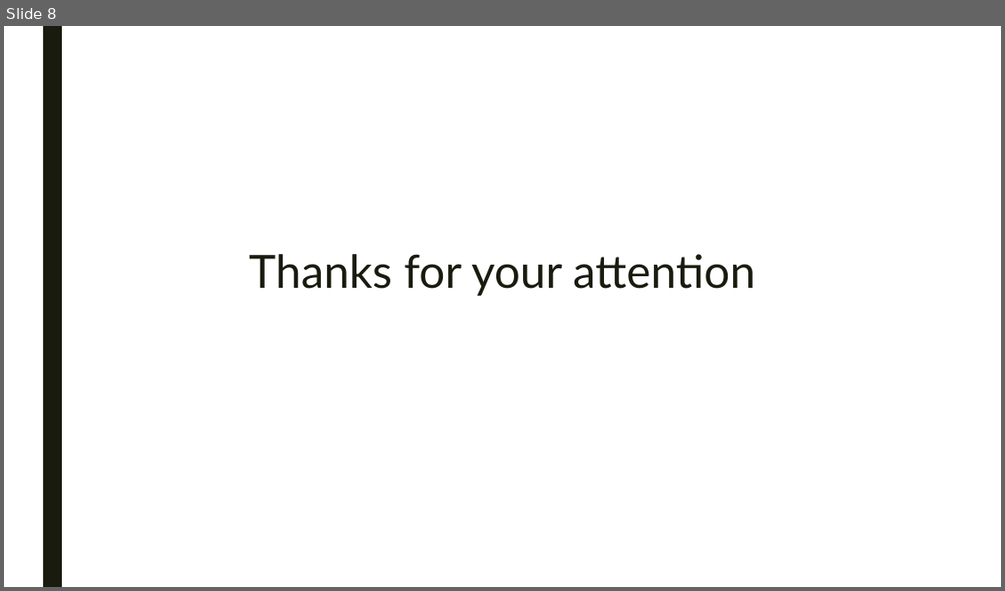
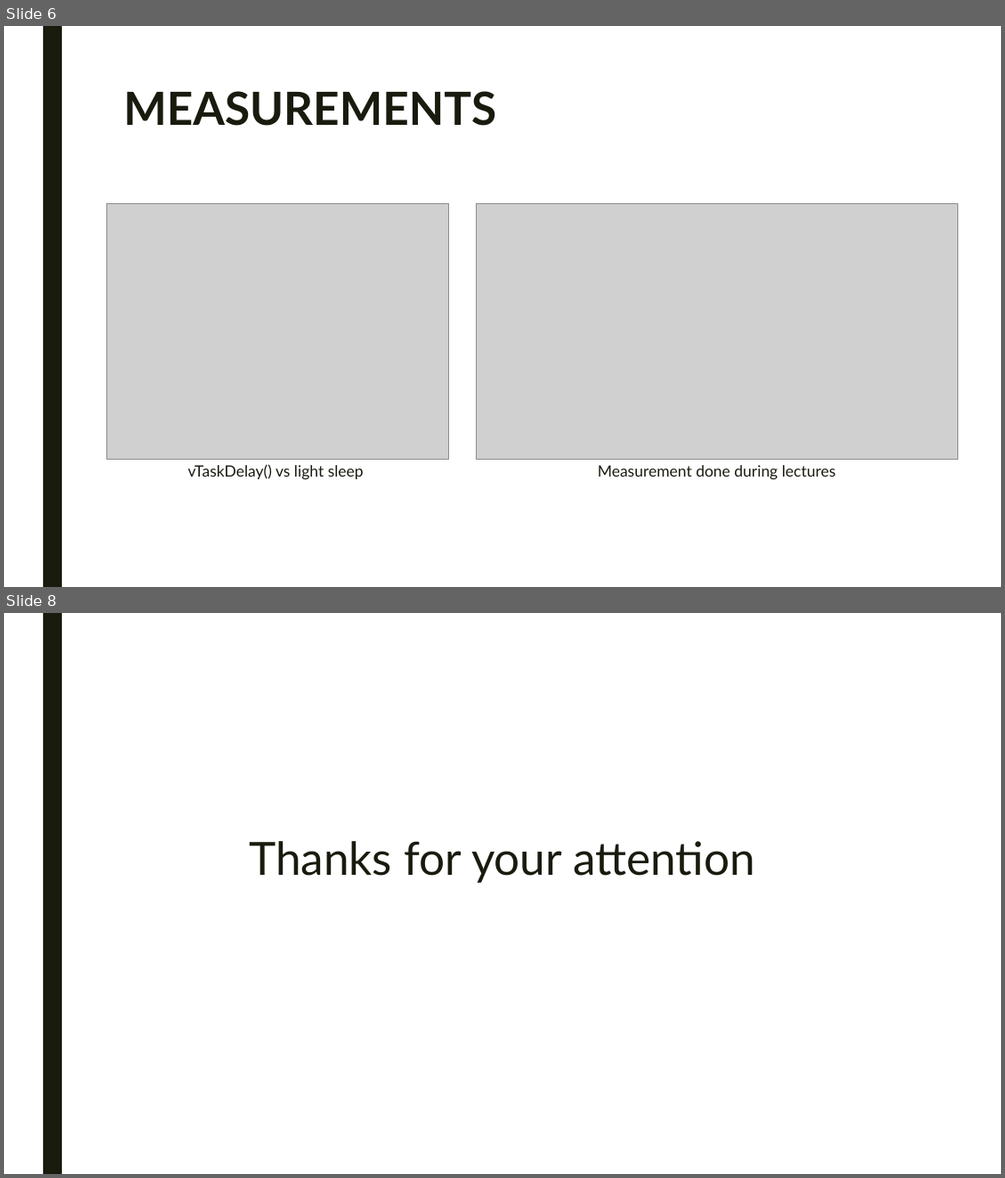
Before and after one commit to LorenzoPecorari/iot_project, a slide deck: presentation/intermediate_pres.pptx. Shown one above the other, each under a label of ours: slide 8 before the commit, slides 6 and 8 after it; the slides between them are not shown. The pictures are 1005x591 and 1005x1178 pixels, drawn with LibreOffice and Linux fonts; fonts in the diff are those of the drawing; grey boxes stand for pictures; background and template pictures are left out. Boxes give left, top, right and bottom in pixels: in the first picture for what was removed or moved away, otherwise in the second. Text is boxed around its words. In the diff, an @@ line names an element or a change of style, - is before the commit and + after.

```diff
--- a/presentation/intermediate_pres.pptx
+++ b/presentation/intermediate_pres.pptx
@@ slide 6 added at (4,26,1001,587), background picture (left out); not listed: 1 template element that a slide beside it also shows @@
@@ title added at (123,91,496,126), 44 pt, text #191B0E, bold @@
+MEASUREMENTS
@@ picture added at (107,204,448,459) @@
@@ picture added at (476,204,957,459) @@
@@ text added at (188,464,364,480), 15 pt, text #191B0E @@
+vTaskDelay() vs light sleep
@@ text added at (598,465,836,480), 15 pt, text #191B0E @@
+Measurement done during lectures
```
Also in this commit, not shown: 5 slides changed, 1 slide removed.
